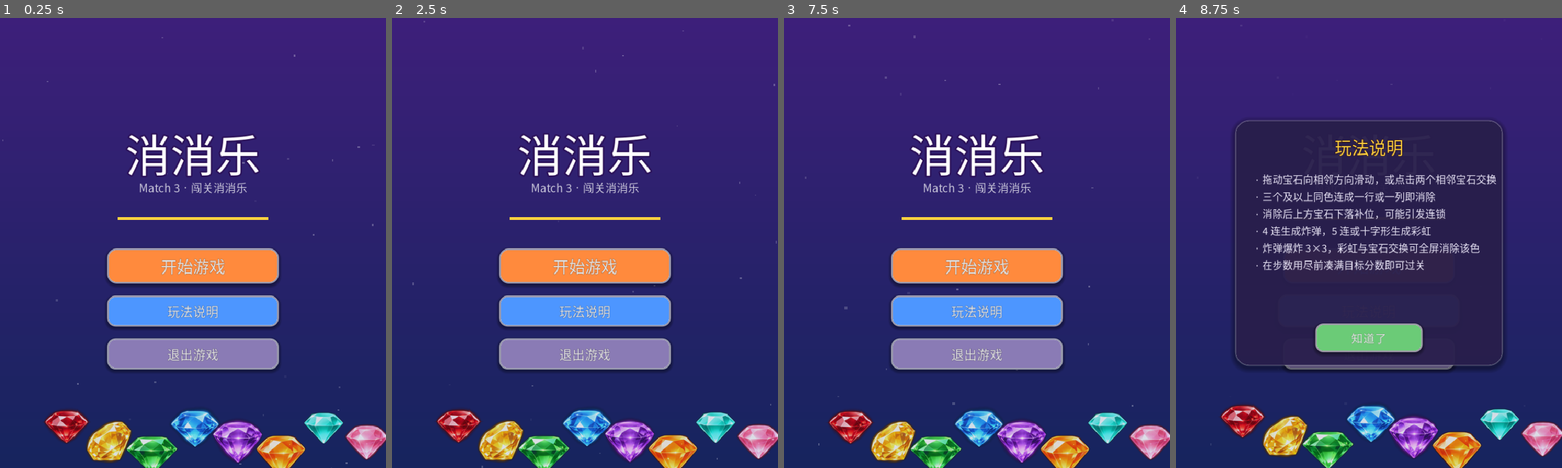
Above: before the commit, frames 1-4 (left to right).
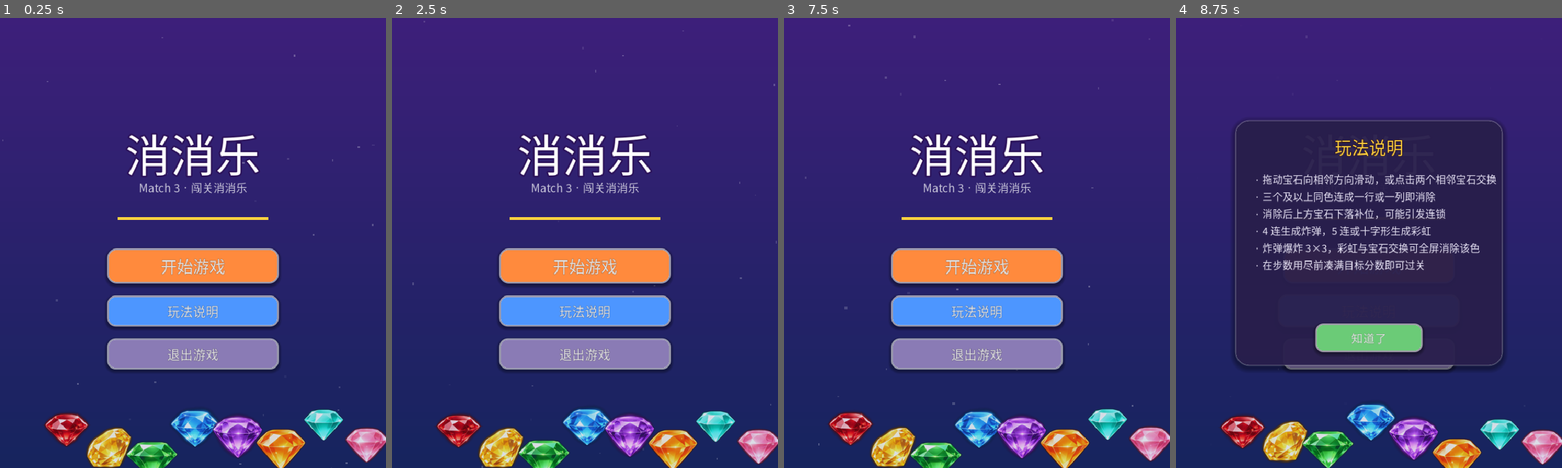
Above: after the commit, the same moments.

Repository: zhiyou007/match3
Game: Godot game, scene res://scenes/menu.tscn
Same seed, same stepped clock (60 frames per second), same inputs: the game is played once before the commit and once after it.
Inputs (mouse positions are in pixels of both pictures, inside the frame that each line leads up to):
- Up to frame 1 (0.25 s): no input
- Up to frame 2 (2.5 s): click "开始游戏" at 0.5 s; click (442, 117) at 1.25 s; click "← 菜单" at 2 s
- Up to frame 3 (7.5 s): click "开始游戏" at 2.75 s; click (834, 117) at 3.5 s; click "提示 ×3" at 4.25 s; click "提示 ×2" at 5 s; click "重排 ×2" at 5.75 s; click "+步 ×1" at 6.5 s; click "← 菜单" at 7.25 s
- Up to frame 4 (8.75 s): click "玩法说明" at 8 s

The runs differ from the first frame. In frame 1, 4.7% of the frame differs, in the area x 11-100%, y 87-100%; in frame 2, 5.0%, in the area x 11-100%, y 86-100%; in frame 3, 4.8%; in frame 4, 5.0%.

Commit message:
fix: remove infinite set_loops tweens causing scene-switch freeze on start button

Diff:
--- a/scripts/menu.gd
+++ b/scripts/menu.gd
@@ -11,12 +11,24 @@
 	Color("#f15bb5")
 ]
 
+var _gems: Array = []
+var _gem_bases: Array = []
+var _float_t := 0.0
+
 
 func _ready() -> void:
 	size = Vector2(VIEW_W, VIEW_H)
 	_build_ui()
 	_build_help()
-	_gem_float()
+
+
+func _process(delta: float) -> void:
+	# 宝石正弦浮动（不依赖 tween，随场景释放自然停止）
+	_float_t += delta
+	for i in _gems.size():
+		var g: TextureRect = _gems[i]
+		var base: float = _gem_bases[i]
+		g.position.y = base + sin(_float_t * 1.6 + i * 0.9) * 12.0
 
 
 func _atlas_region(i: int) -> AtlasTexture:
@@ -38,11 +50,13 @@
 	UIKit.sparkle(self, 26, VIEW_W, VIEW_H)
 
 	# 底部漂浮宝石
-	var gems: Array[TextureRect] = []
+	_gems = []
+	_gem_bases = []
 	for i in 8:
 		var t := UIKit.make_gem(self, _atlas_region(i), Vector2(60 + i * 80, 700 + (i % 3) * 26), 40.0)
 		t.modulate = Color(1, 1, 1, 0.85)
-		gems.append(t)
+		_gems.append(t)
+		_gem_bases.append(t.position.y)
 
 	# 标题（描边）
 	UIKit.make_title(self, "消消乐", Vector2(0, 190), Vector2(VIEW_W, 110), 84, Color("#ffffff"), Color("#2a1058"))
@@ -68,14 +82,6 @@
 	var quit: Button = UIKit.make_button("退出游戏", Vector2(200, 598), Vector2(320, 58), Color("#8a7bb5"), 24)
 	quit.pressed.connect(func() -> void: get_tree().quit())
 	add_child(quit)
-
-	# 宝石漂浮动画
-	for i in gems.size():
-		var g: TextureRect = gems[i]
-		var base_y: float = g.position.y
-		var t := create_tween().set_loops()
-		t.tween_property(g, "position:y", base_y - 12.0, 1.8 + i * 0.15).set_trans(Tween.TRANS_SINE).set_ease(Tween.EASE_IN_OUT)
-		t.tween_property(g, "position:y", base_y, 1.8 + i * 0.15).set_trans(Tween.TRANS_SINE).set_ease(Tween.EASE_IN_OUT)
 
 
 func _build_help() -> void:
@@ -112,7 +118,3 @@
 
 func _go_level_select() -> void:
 	get_tree().change_scene_to_file("res://scenes/level_select.tscn")
-
-
-func _gem_float() -> void:
-	pass
--- a/scripts/ui_kit.gd
+++ b/scripts/ui_kit.gd
@@ -35,8 +35,7 @@
 
 
 static func sparkle(parent: Control, count: int, w: float, h: float) -> void:
-	# 半透明星光光斑
-	var tree := parent.get_tree()
+	# 半透明星光光斑（单次呼吸动画，绑定父节点，随场景释放自动清理）
 	for i in count:
 		var dot := ColorRect.new()
 		dot.size = Vector2(randf_range(2.0, 5.0), randf_range(2.0, 5.0))
@@ -44,10 +43,10 @@
 		dot.color = Color(1, 1, 1, randf_range(0.05, 0.3))
 		dot.mouse_filter = Control.MOUSE_FILTER_IGNORE
 		parent.add_child(dot)
-		if tree != null:
-			var t := tree.create_tween().set_loops()
-			t.tween_property(dot, "modulate:a", 0.1, randf_range(1.2, 2.4)).set_trans(Tween.TRANS_SINE).set_ease(Tween.EASE_IN_OUT)
-			t.tween_property(dot, "modulate:a", 1.0, randf_range(1.2, 2.4)).set_trans(Tween.TRANS_SINE).set_ease(Tween.EASE_IN_OUT)
+		var a0: float = dot.modulate.a
+		var t := parent.create_tween()
+		t.tween_property(dot, "modulate:a", 0.03, randf_range(0.8, 1.6)).set_trans(Tween.TRANS_SINE).set_ease(Tween.EASE_IN_OUT)
+		t.tween_property(dot, "modulate:a", a0, randf_range(0.8, 1.6)).set_trans(Tween.TRANS_SINE).set_ease(Tween.EASE_IN_OUT)
 
 
 static func make_title(parent: Control, text: String, pos: Vector2, size_px: Vector2, px: int, color := Color.WHITE, outline := Color("#3a1d6e")) -> Label:
--- /dev/null
+++ b/test/test_click_start.gd
@@ -0,0 +1,28 @@
+extends SceneTree
+
+# 真实路径复现：菜单 → 点击"开始游戏" → 是否卡死
+
+func _init() -> void:
+	call_deferred("_run")
+
+
+func _run() -> void:
+	change_scene_to_file("res://scenes/menu.tscn")
+	await process_frame
+	await create_timer(1.5).timeout
+	var cs0: Node = current_scene
+	print("current_scene=", cs0.name if cs0 else "null")
+	var start_btn: Button = null
+	if cs0 != null:
+		for c in cs0.get_children():
+			if c is Button and (c as Button).text == "开始游戏":
+				start_btn = c as Button
+	print("start btn found: ", start_btn != null)
+	if start_btn != null:
+		start_btn.pressed.emit()
+	await create_timer(3.0).timeout
+	var cs: Node = current_scene
+	var ok: bool = cs != null and cs.has_method("_build_cards")
+	print("after click current_scene=", cs.name if cs else "null")
+	print("SWITCH RESULT: ", "OK" if ok else "STUCK/FAIL")
+	quit()
--- /dev/null
+++ b/test/test_scene_switch.gd
@@ -0,0 +1,25 @@
+extends SceneTree
+
+# 复现：主菜单点击"开始游戏"（_go_level_select）→ 场景切换是否卡死
+
+func _init() -> void:
+	call_deferred("_run")
+
+
+func _run() -> void:
+	var menu_scn: PackedScene = load("res://scenes/menu.tscn")
+	var m: Control = menu_scn.instantiate()
+	root.add_child(m)
+	root.current_scene = m
+	await process_frame
+	await create_timer(1.0).timeout
+	print("menu ready, switching scene...")
+	m._go_level_select()
+	await create_timer(3.0).timeout
+	var found := false
+	for c in root.get_children():
+		if c != null and c.has_method("_build_cards"):
+			found = true
+			print("LEVEL SELECT loaded: name=", c.name)
+	print("switch OK: ", found)
+	quit()
Not shown, added: test/test_click_start.gd.uid
Not shown, added: test/test_scene_switch.gd.uid
